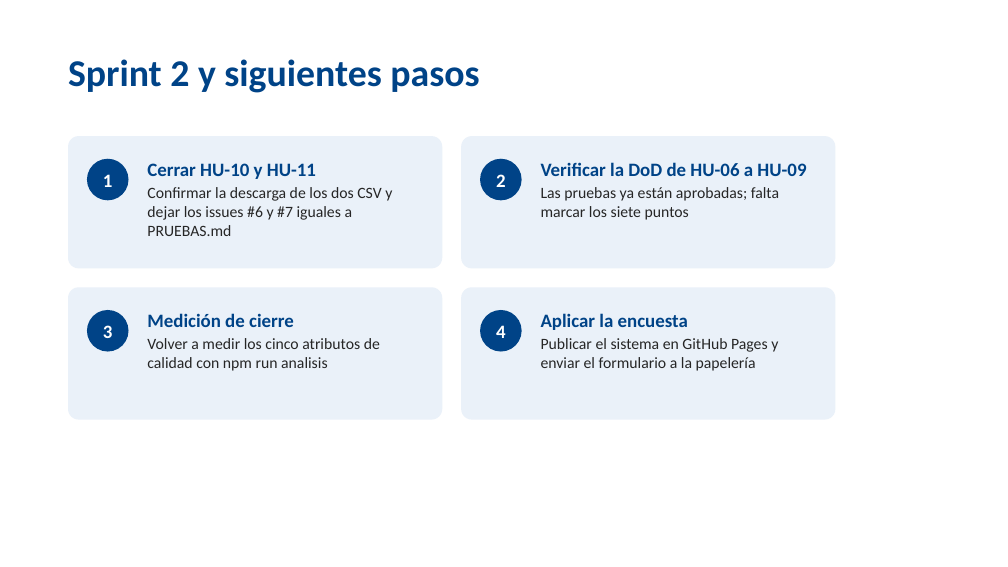
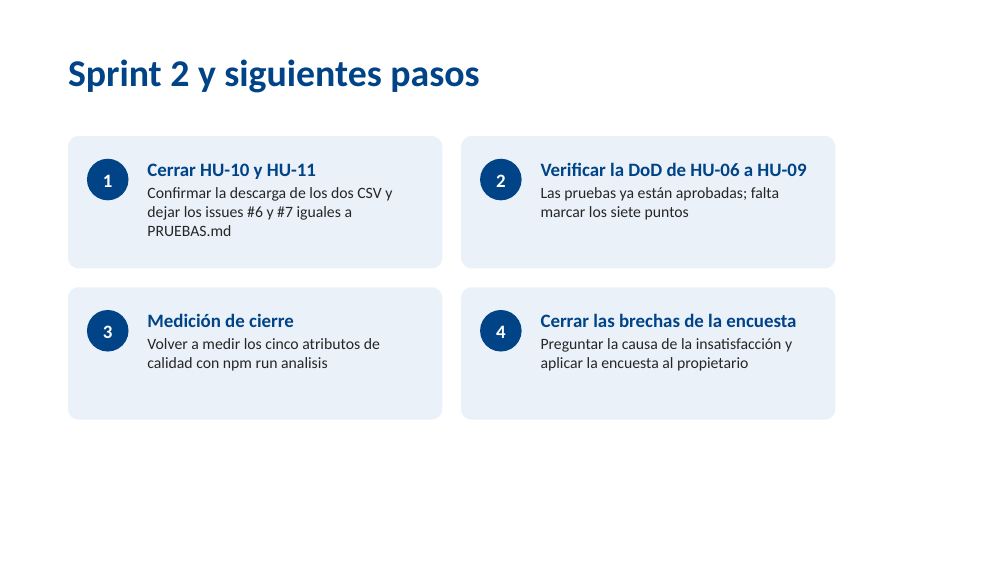
Before and after one commit to steveenbaez1-collab/ProyectoPapeler-a, a slide deck: slide 11 of docs/entrega-final/Sustentacion_Inventario_Papeleria.pptx. Drawn at 1008x567 pixels with LibreOffice and Linux fonts; fonts in the diff are those of the drawing; background and template pictures are left out. Boxes give left, top, right and bottom in pixels: in the first picture for what was removed or moved away, otherwise in the second. Text is boxed around its words. In the diff, an @@ line names an element or a change of style, - is before the commit and + after.

```diff
--- a/docs/entrega-final/Sustentacion_Inventario_Papeleria.pptx
+++ b/docs/entrega-final/Sustentacion_Inventario_Papeleria.pptx
@@ text at (541,313,796,371): text changed @@
-Aplicar la encuesta
-Publicar el sistema en GitHub Pages y enviar el formulario a la papelería
+Cerrar las brechas de la encuesta
+Preguntar la causa de la insatisfacción y aplicar la encuesta al propietario
```
Also in this commit, not shown: 1 slide added, 1 slide removed, 2 other files.
